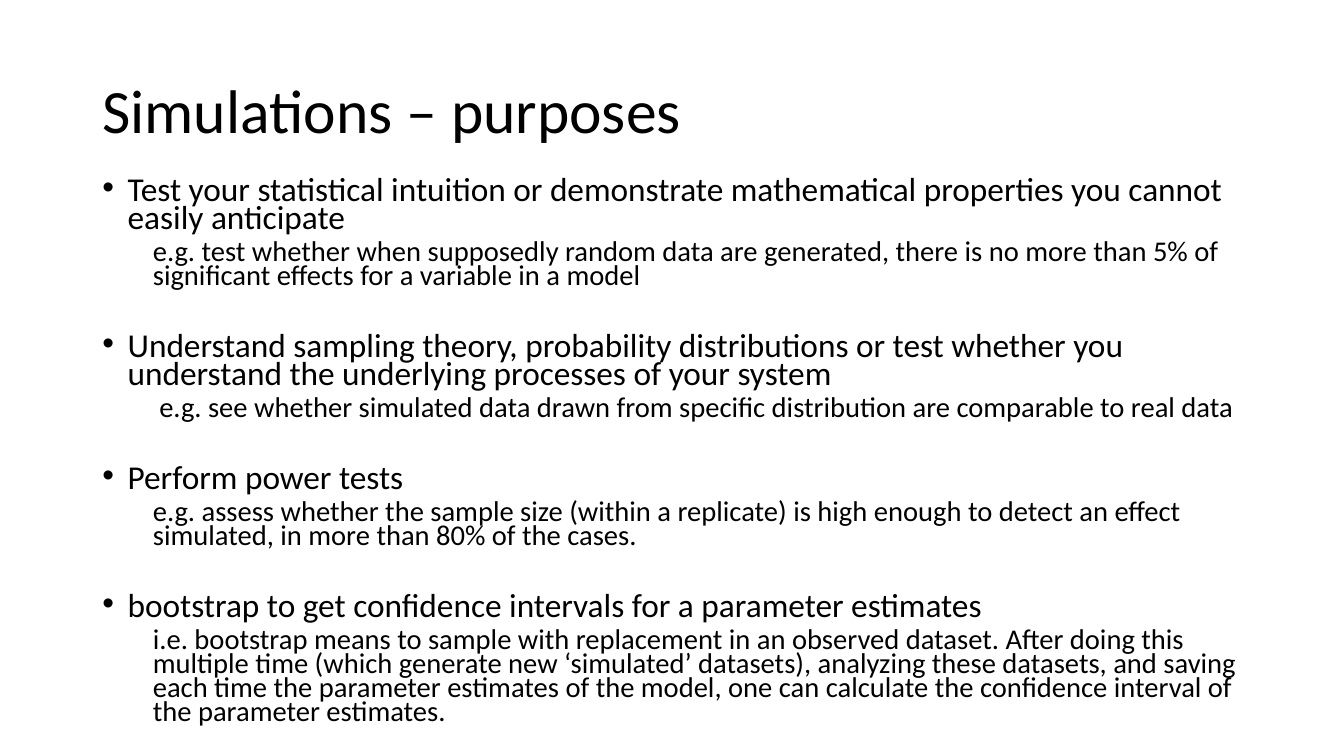
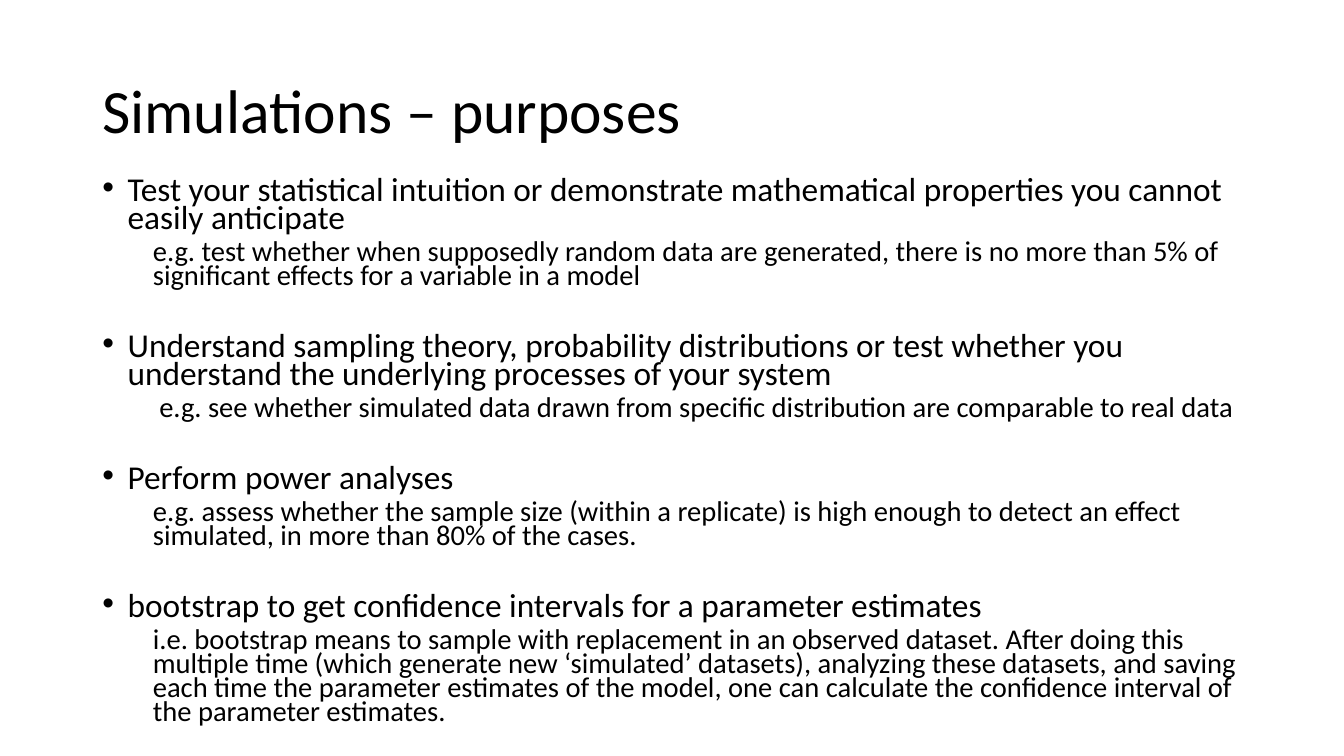
Before and after one commit to MalikaIhle/simulation_course, a slide deck: slide 3 of 6_Simulations.pptx (slide 4 before the commit). Drawn at 1344x756 pixels with LibreOffice and Linux fonts; fonts in the diff are those of the drawing. Boxes give left, top, right and bottom in pixels: in the first picture for what was removed or moved away, otherwise in the second. Text is boxed around its words. In the diff, an @@ line names an element or a change of style, - is before the commit and + after.

Commit message:
presentation simulation 3/11/19 course credible science

```diff
--- a/6_Simulations.pptx
+++ b/6_Simulations.pptx
@@ text at (x1=128, y1=466, x2=453, y2=495): text changed @@
-• Perform power tests
+• Perform power analyses
```
Also in this commit, not shown: 8 other slides changed, 3 slides added.
